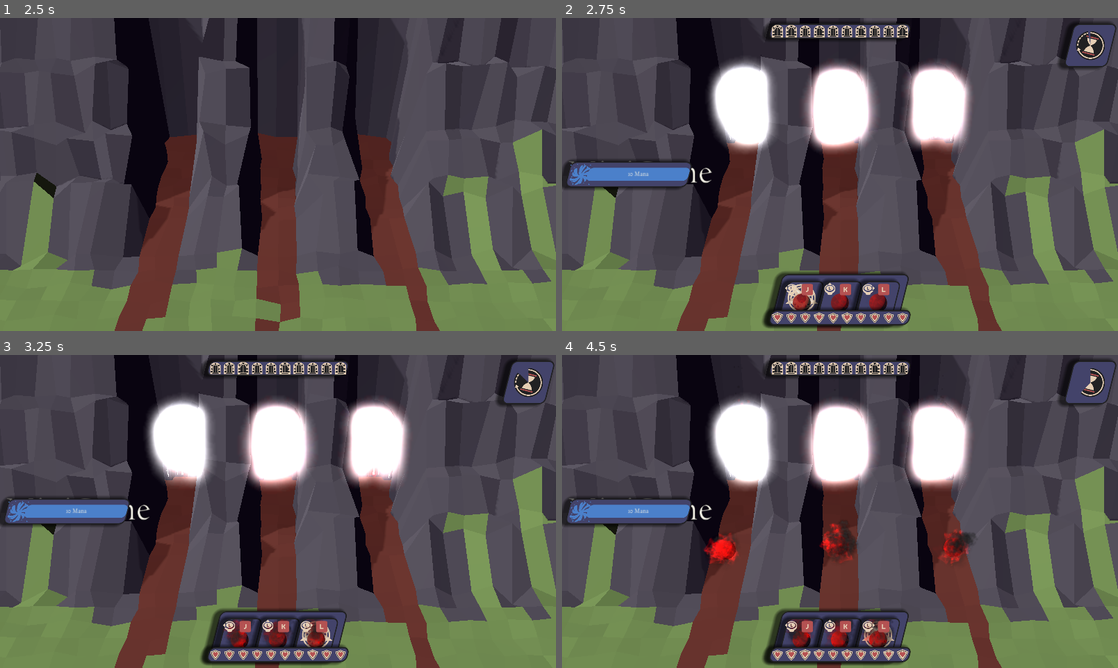
Above: before the commit, frames 1-4 (two rows, left to right).
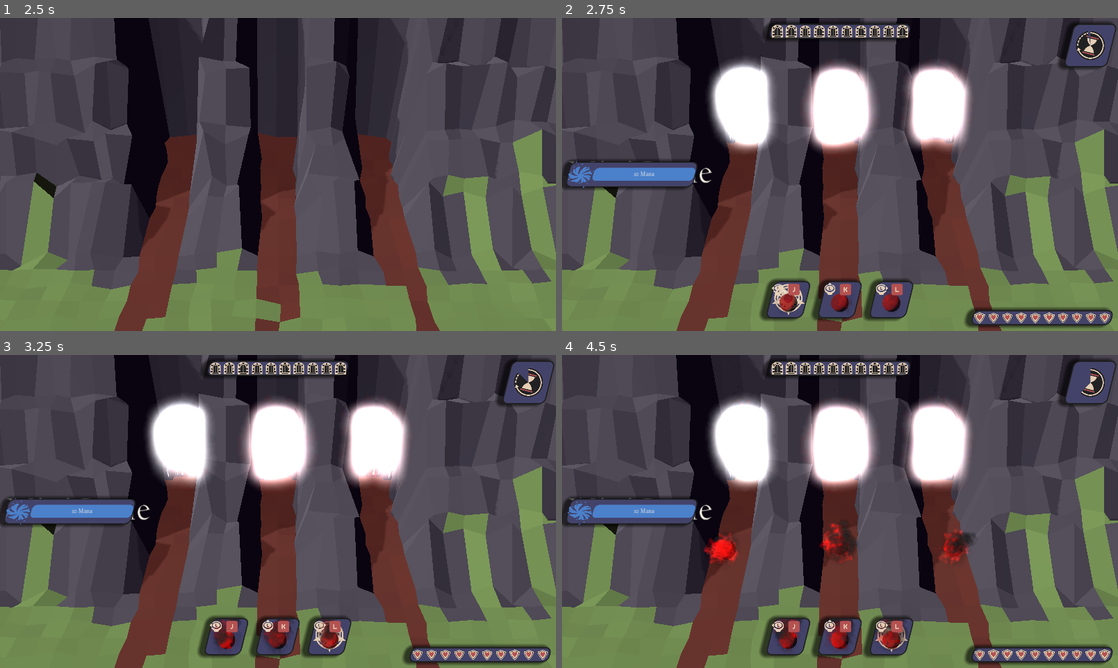
Above: after the commit, the same moments.

Repository: emmdie/3m5Jam2024_1
Game: Godot game, scene res://main.tscn
Two runs of this game, one before a commit and one after it. Both use one fixed random seed, a clock stepped at 60 frames per second and the inputs below.
Inputs (mouse positions are in pixels of both pictures, inside the frame that each line leads up to):
- Up to frame 1 (2.5 s): click "Start" at 0.5 s; move the mouse to (400, 158) at 1.27 s; hold D (minigame_Right) 1.28-2.03 s; hold J (select_0) 1.28-2.03 s; move the mouse to (166, 190) at 2.02 s; hold S (minigame_Down) from 2.03 s (still down); tap K (select_1) at 2.1 s
- Up to frame 2 (2.75 s): keep holding S (minigame_Down)
- Up to frame 3 (3.25 s): move the mouse to (333, 442) at 2.77 s; release S (minigame_Down) at 2.78 s; hold D (minigame_Right) from 2.78 s (still down); hold L (select_2) from 2.78 s (still down)
- Up to frame 4 (4.5 s): move the mouse to (812, 574) at 3.52 s; release D (minigame_Right) at 3.53 s; release L (select_2) at 3.53 s; hold W (minigame_Up) 3.53-4.28 s; tap Left (summon_lane_0) at 3.6 s; move the mouse to (1006, 558) at 4.27 s; hold A (minigame_Left) from 4.28 s (still down); hold Up (summon_lane_1) from 4.28 s (still down)

Frame 1 is identical in both runs. In frame 2, 5.7% of the frame differs, in the area x 1-100%, y 45-100%; in frame 3, 5.7%; in frame 4, 5.8%.

Commit message:
space out Ui

Diff:
--- /dev/null
+++ b/Assets/Shader/2dPerspective.gdshader
@@ -0,0 +1,56 @@
+// Hey this is Hei! This shader "fakes" a 3D-camera perspective on CanvasItems.
+// License: MIT
+
+shader_type canvas_item;
+
+// Camera FOV
+uniform float fov : hint_range(1, 179) = 90;
+uniform bool cull_back = true;
+uniform float y_rot : hint_range(-180, 180) = 0.0;
+uniform float x_rot : hint_range(-180, 180) = 0.0;
+// At 0, the image retains its size when unrotated.
+// At 1, the image is resized so that it can do a full
+// rotation without clipping inside its rect.
+uniform float inset : hint_range(0, 1) = 0.0;
+// Consider changing this to a uniform and changing it from code
+
+varying flat vec2 o;
+varying vec3 p;
+
+
+// Creates rotation matrix
+void vertex(){
+	float sin_b = sin(y_rot / 180.0 * PI);
+	float cos_b = cos(y_rot / 180.0 * PI);
+	float sin_c = sin(x_rot / 180.0 * PI);
+	float cos_c = cos(x_rot / 180.0 * PI);
+
+	mat3 inv_rot_mat;
+	inv_rot_mat[0][0] = cos_b;
+	inv_rot_mat[0][1] = 0.0;
+	inv_rot_mat[0][2] = -sin_b;
+
+	inv_rot_mat[1][0] = sin_b * sin_c;
+	inv_rot_mat[1][1] = cos_c;
+	inv_rot_mat[1][2] = cos_b * sin_c;
+
+	inv_rot_mat[2][0] = sin_b * cos_c;
+	inv_rot_mat[2][1] = -sin_c;
+	inv_rot_mat[2][2] = cos_b * cos_c;
+
+
+	float t = tan(fov / 360.0 * PI);
+	p = inv_rot_mat * vec3((UV - 0.5), 0.5 / t);
+	float v = (0.5 / t) + 0.5;
+	p.xy *= v * inv_rot_mat[2].z;
+	o = v * inv_rot_mat[2].xy;
+
+	VERTEX += (UV - 0.5) / TEXTURE_PIXEL_SIZE * t * (1.0 - inset);
+}
+
+void fragment(){
+	if (cull_back && p.z <= 0.0) discard;
+	vec2 uv = (p.xy / p.z).xy - o;
+    COLOR = texture(TEXTURE, uv + 0.5);
+	COLOR.a *= step(max(abs(uv.x), abs(uv.y)), 0.5);
+}
--- a/Scenes/Ui/Ui.gd
+++ b/Scenes/Ui/Ui.gd
@@ -1,8 +1,9 @@
 extends Control
 
-@onready var preview1 = $MarginContainer/UnitPreviewPanel/MarginContainer/HBoxContainer/UnitPreview1
-@onready var preview2 = $MarginContainer/UnitPreviewPanel/MarginContainer/HBoxContainer/UnitPreview2
-@onready var preview3 = $MarginContainer/UnitPreviewPanel/MarginContainer/HBoxContainer/UnitPreview3
+@onready var preview1 = $Previews/UnitPreview1
+@onready var preview2 = $Previews/UnitPreview2
+@onready var preview3 = $Previews/UnitPreview3
+@onready var mana_icon = $MarginContainer/Manabar/HBoxContainer/Spacer/TextureRect
 @onready var previews = [preview1, preview2, preview3]
 @export var left_icons: Array[Texture]
 @export var up_icons: Array[Texture]
@@ -13,6 +14,9 @@
 	set_input_icons()
 	GameState.selected_unit.changed.connect(highlight)
 	highlight()
+
+func _process(delta: float) -> void:
+	mana_icon.rotation_degrees += delta *10
 
 func update_preview():
 	var stash_size = GameState.unit_stash.value.size()
--- a/Scenes/Ui/Ui.tscn
+++ b/Scenes/Ui/Ui.tscn
@@ -64,28 +64,6 @@
 nine_patch_stretch = true
 texture_progress = ExtResource("5_imrn5")
 
-[node name="UnitPreviewPanel" type="PanelContainer" parent="MarginContainer"]
-layout_mode = 2
-size_flags_horizontal = 4
-size_flags_vertical = 8
-theme = ExtResource("1_s4h8k")
-
-[node name="MarginContainer" type="MarginContainer" parent="MarginContainer/UnitPreviewPanel"]
-layout_mode = 2
-theme = ExtResource("1_s4h8k")
-
-[node name="HBoxContainer" type="HBoxContainer" parent="MarginContainer/UnitPreviewPanel/MarginContainer"]
-layout_mode = 2
-
-[node name="UnitPreview1" parent="MarginContainer/UnitPreviewPanel/MarginContainer/HBoxContainer" instance=ExtResource("4_pivm6")]
-layout_mode = 2
-
-[node name="UnitPreview2" parent="MarginContainer/UnitPreviewPanel/MarginContainer/HBoxContainer" instance=ExtResource("4_pivm6")]
-layout_mode = 2
-
-[node name="UnitPreview3" parent="MarginContainer/UnitPreviewPanel/MarginContainer/HBoxContainer" instance=ExtResource("4_pivm6")]
-layout_mode = 2
-
 [node name="EnemyHealthPanel" type="PanelContainer" parent="MarginContainer"]
 layout_mode = 2
 size_flags_horizontal = 4
@@ -98,7 +76,7 @@
 
 [node name="PlayerHealthPanel" type="PanelContainer" parent="MarginContainer"]
 layout_mode = 2
-size_flags_horizontal = 4
+size_flags_horizontal = 8
 size_flags_vertical = 8
 script = ExtResource("14_h6d2s")
 
@@ -116,8 +94,18 @@
 layout_mode = 2
 
 [node name="Spacer" type="Control" parent="MarginContainer/Manabar/HBoxContainer"]
-custom_minimum_size = Vector2(60, 0)
+custom_minimum_size = Vector2(80, 80)
 layout_mode = 2
+
+[node name="TextureRect" type="TextureRect" parent="MarginContainer/Manabar/HBoxContainer/Spacer"]
+custom_minimum_size = Vector2(80, 80)
+layout_mode = 2
+offset_right = 414.0
+offset_bottom = 80.0
+pivot_offset = Vector2(40, 40)
+texture = ExtResource("15_rh864")
+expand_mode = 1
+stretch_mode = 4
 
 [node name="CenterContainer" type="CenterContainer" parent="MarginContainer/Manabar/HBoxContainer"]
 layout_mode = 2
@@ -137,9 +125,20 @@
 [node name="Label" type="Label" parent="MarginContainer/Manabar/HBoxContainer/CenterContainer"]
 layout_mode = 2
 
-[node name="TextureRect" type="TextureRect" parent="MarginContainer/Manabar"]
-custom_minimum_size = Vector2(80, 80)
+[node name="Previews" type="HBoxContainer" parent="."]
+custom_minimum_size = Vector2(50, 0)
 layout_mode = 2
-texture = ExtResource("15_rh864")
-expand_mode = 1
-stretch_mode = 4
+offset_left = 718.0
+offset_top = 908.0
+offset_right = 1202.0
+offset_bottom = 1036.0
+theme_override_constants/separation = 50
+
+[node name="UnitPreview1" parent="Previews" instance=ExtResource("4_pivm6")]
+layout_mode = 2
+
+[node name="UnitPreview2" parent="Previews" instance=ExtResource("4_pivm6")]
+layout_mode = 2
+
+[node name="UnitPreview3" parent="Previews" instance=ExtResource("4_pivm6")]
+layout_mode = 2
